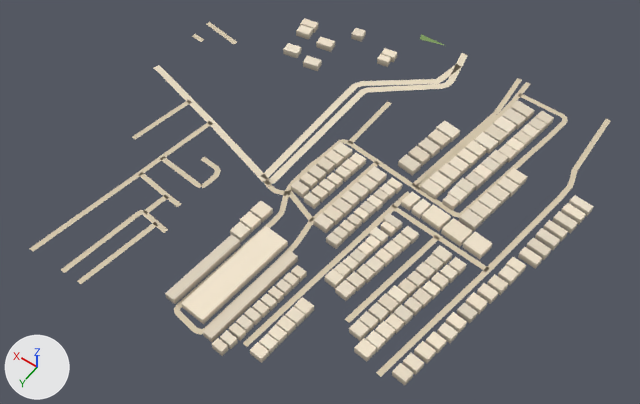
The glTF model public/assets/bengaluru-region-v1/tiles/t31_6-l1.glb as it was, and as the next commit left it.
Both versions are drawn from a 50 mm camera at (15394.0, 3746.0, 728.0) aimed at (15733.0, 3272.0, -16.0). The axes (+X, +Y, +Z) are drawn at lower left. The lights are the same throughout. The older version comes first.

The first picture shows 'building', 'ground'.
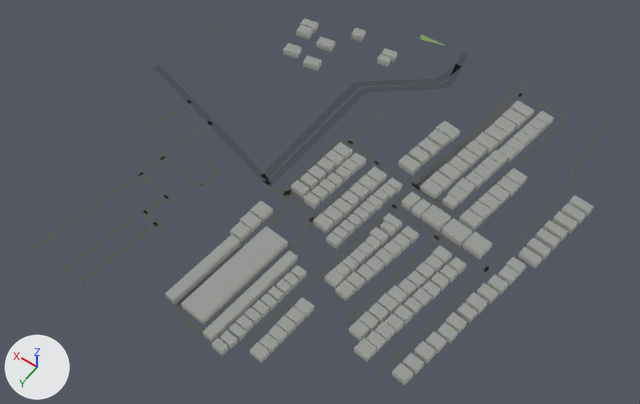
What the commit changed:
me_building is used by ob_building; location (15500.0, 3000.0, 0.0).
me_building had 1292 vertices, 1618 faces and spanned x -10.0..404.0, y 37.0..480.0, z 0.0..8.0.
me_building now has 1292 vertices, 1944 faces and spans x -10.0..404.0, y 37.0..480.0, z 0.0..8.0.
me_building part 1: 1618 kept faces spanning x -10.0..404.0, y 37.0..480.0, z 0.0..8.0 get new vertex colours.
Edits to the shape of me_building do not show in these pictures.
me_ground is used by ob_ground; location (15500.0, 3000.0, 0.0).
Verts and faces of me_ground; kept vertices keep their numbers, new ones are numbered from 445.
Before the commit, vertices of me_ground: 2 (27.0, 30.0, 1.0) at pixel (600, 136), 3 (33.0, 30.0, 1.0) at pixel (595, 134), 4 (26.0, 59.0, 1.0) at pixel (589, 153), 5 (32.0, 60.0, 1.0) at pixel (583, 151).
Before the commit, vertices of me_ground: 24 (474.0, 137.0, 1.0) at pixel (223, 31), 25 (475.0, 143.0, 1.0) at pixel (219, 34), 173 (499.0, 227.0, 1.0) at pixel (158, 64), 174 (501.0, 235.0, 1.0) at pixel (153, 68).
Before the commit, vertices of me_ground: 345 (93.0, 213.0, 1.0), 346 (99.0, 212.0, 1.0) at pixel (459, 213), 348 (100.0, 212.0, 1.0) at pixel (459, 212), 351 (102.0, 219.0, 1.0) at pixel (453, 216), 352 (102.0, 213.0, 1.0) at pixel (456, 212).
me_ground had 445 vertices, 385 faces and spanned x 20.0..501.0, y -1.0..500.0, z 1.0.
me_ground now has 447 vertices, 387 faces and spans x 20.0..500.0, y 0.0..500.0, z 1.0.
Part 2, on me_ground:
Vertex 3 moves to (33.0, 18.0, 1.0), pixel (599, 128).
Vertex 2 moves to (27.0, 18.0, 1.0), pixel (604, 130).
Vertex 5 moves to (32.0, 54.0, 1.0), pixel (586, 147).
Vertex 4 moves to (26.0, 54.0, 1.0), pixel (591, 150).
Part 3, on me_ground:
Vertex 25 moves to (478.0, 142.0, 1.0), pixel (217, 32).
Vertex 24 moves to (477.0, 137.0, 1.0), pixel (221, 30).
Vertex 173 moves to (500.0, 227.0, 1.0), pixel (158, 64).
Vertex 174 moves to (500.0, 235.0, 1.0), pixel (153, 68).
Part 4, on me_ground:
5 vertices are removed from x 210.0..364.0, y -1.0..403.0, z 1.0.
26 faces are deleted.
10 vertices move from x 218.0..356.0, y 0.0..468.0, z 1.0 to x 210.0..357.0, y 0.0..479.0, z 1.0.
7 vertices are added at x 137.0..364.0, y 0.0..403.0, z 1.0.
28 new faces join them.
Part 5, on me_ground:
Faces deleted: (345, 348, 346).
Vertex 346 moves to (99.0, 211.0, 1.0), pixel (460, 212).
Vertex 345 moves to (94.0, 214.0, 1.0).
Vertex 352 moves to (103.0, 213.0, 1.0), pixel (456, 212).
Vertex 351 moves to (102.0, 219.0, 1.0), pixel (454, 216).
New faces: (345, 346, 348).
me_ground part 6: 354 kept faces spanning x 20.0..500.0, y 0.0..500.0, z 1.0 get new vertex colours; the middle colour goes from beige #d7c9ae to dark grey #535556.

Location of each change, [x1, y1, x2, y2] in pixels of the pictures (640 x 404 px; the box of a moved part takes in the faces that stretch with it):
part 1 of me_building, recoloured (darker): [165, 18, 594, 385] in both
part 2 of me_ground, moved or reshaped: before [572, 119, 611, 170]; after [572, 119, 611, 171]
part 3 of me_ground, moved or reshaped: [154, 22, 237, 72] in both
part 4 of me_ground, moved or reshaped: [61, 53, 522, 284] in both
part 5 of me_ground, moved or reshaped: [434, 193, 484, 217] in both
part 6 of me_ground, recoloured: [29, 22, 611, 377] in both
